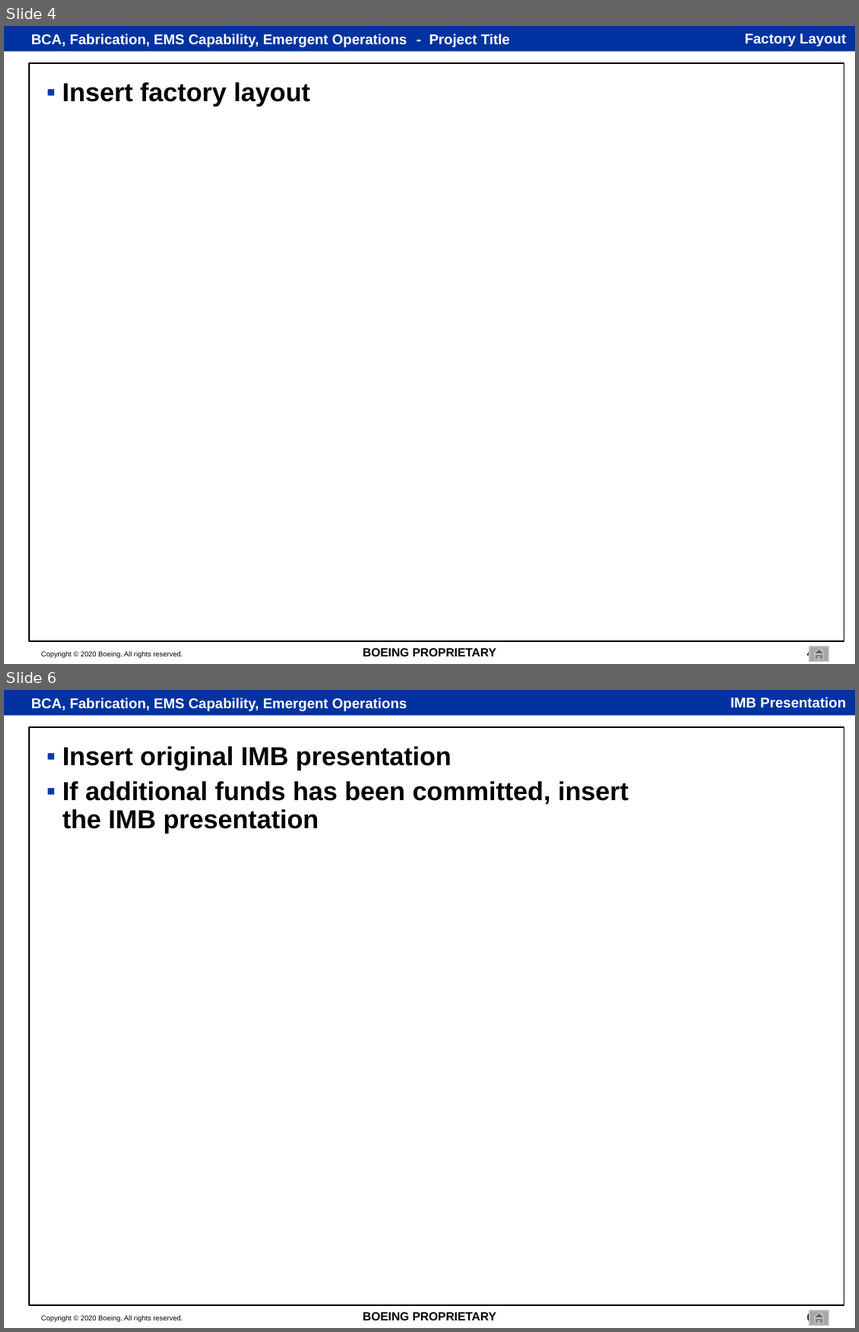
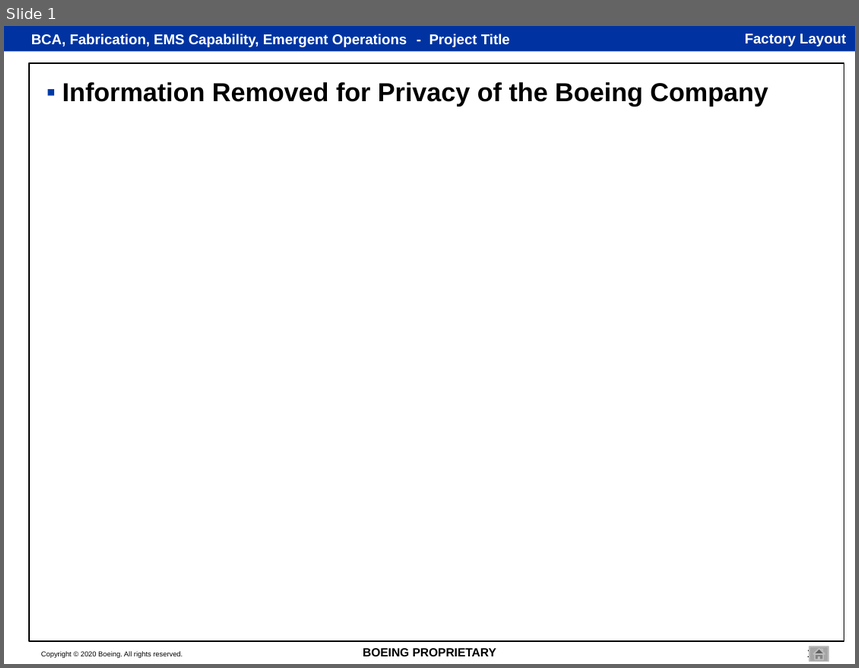
Before and after one commit to jasonjy01/boeingpage, a slide deck: docs/status-template.pptx. Shown one above the other, each under a label of ours: slides 4 and 6 before the commit, slide 1 after it; the slides between them are not shown. The pictures are 859x1332 and 859x668 pixels, drawn with LibreOffice and Linux fonts; fonts in the diff are those of the drawing. Boxes give left, top, right and bottom in pixels: in the first picture for what was removed or moved away, otherwise in the second. Text is boxed around its words. In the diff, an @@ line names an element or a change of style, - is before the commit and + after.

```diff
--- a/docs/status-template.pptx
+++ b/docs/status-template.pptx
@@ slide 6 removed at (x1=4, y1=690, x2=855, y2=1328), background #FFFFFF; not listed: 2 template elements that a slide beside it also shows @@
@@ title removed at (x1=731, y1=697, x2=846, y2=708) @@
-IMB Presentation
@@ rectangle removed at (x1=30, y1=727, x2=844, y2=1306) @@
@@ text removed at (x1=63, y1=746, x2=629, y2=834) @@
-▪ Insert original IMB presentation
-▪ If additional funds has been committed, insert the IMB presentation
@@ text removed at (x1=761, y1=799, x2=847, y2=814) @@
-IMB Presentation
@@ text removed at (x1=363, y1=1312, x2=496, y2=1321) @@
-BOEING PROPRIETARY
@@ page number removed at (x1=807, y1=1312, x2=814, y2=1324) @@
-6
@@ action button home removed at (x1=810, y1=1312, x2=829, y2=1326) @@
@@ what was slide 4 is now slide 1 @@
@@ slide 1 changed as well @@
@@ text at (x1=63, y1=82, x2=769, y2=107): text changed @@
-▪ Insert factory layout
+▪ Information Removed for Privacy of the Boeing Company
@@ page number at (x1=807, y1=648, x2=814, y2=660): text changed @@
-4
+1
```
Also in this commit, not shown: 6 other slides removed, 47 other files.
